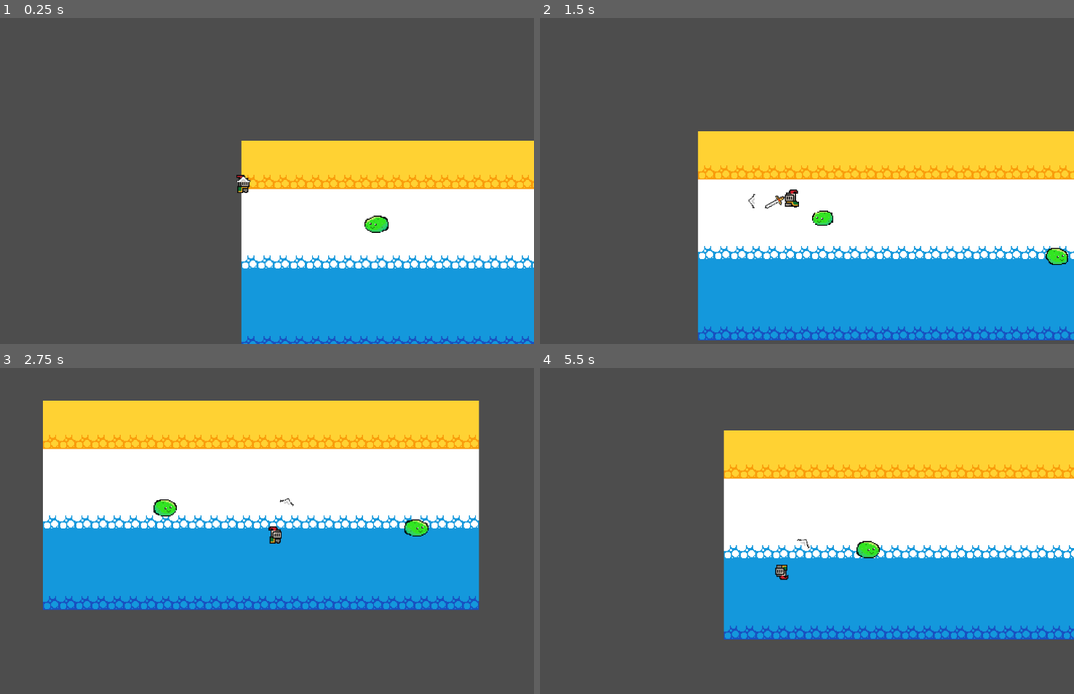
Above: before the commit, frames 1-4 (two rows, left to right).
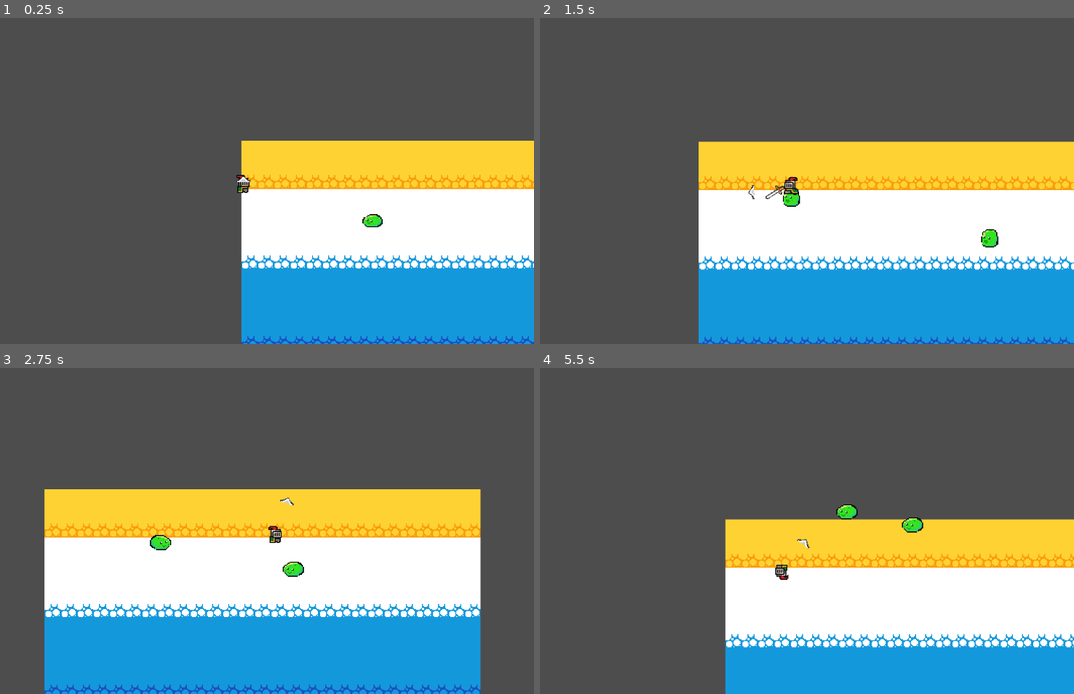
Above: after the commit, the same moments.

Repository: devvfii/godotgame1
Game: Godot game, scene res://scenes/game.tscn
Same seed, same stepped clock (60 frames per second), same inputs: the game is played once before the commit and once after it.
Inputs (mouse positions are in pixels of both pictures, inside the frame that each line leads up to):
- Up to frame 1 (0.25 s): no input
- Up to frame 2 (1.5 s): tap Enter at 0.5 s; move the mouse to (913, 164) at 0.52 s; hold D (move_right) 0.53-1.28 s; click (913, 164) at 0.6 s; move the mouse to (668, 197) at 1.27 s; hold S (move_down) from 1.28 s (still down); click (668, 197) at 1.35 s
- Up to frame 3 (2.75 s): move the mouse to (299, 459) at 2.02 s; release S (move_down) at 2.03 s; hold D (move_right) from 2.03 s (still down); tap Shift (roll) at 2.1 s; click (299, 459) at 2.3 s
- Up to frame 4 (5.5 s): move the mouse to (753, 596) at 2.77 s; release D (move_right) at 2.78 s; hold W (move_up) 2.78-3.53 s; tap T at 2.85 s; click (753, 596) at 3.05 s; move the mouse to (956, 579) at 3.52 s; hold A (move_left) 3.53-5.03 s; click (956, 579) at 3.6 s; move the mouse to (609, 482) at 4.27 s; click (609, 482) at 4.35 s; move the mouse to (812, 531) at 5.02 s; hold S (move_down) from 5.03 s (still down); tap Shift (roll) at 5.1 s; click (812, 531) at 5.3 s

The runs differ from the first frame. In frame 1, 0.2% of the frame differs, in the area x 67-73%, y 60-66%; in frame 2, 11%; in frame 3, 74%, in the area x 8-91%, y 10-100%; in frame 4, 53%.

Commit message:
hurtboxes and hitboxes

Diff:
--- a/project.godot
+++ b/project.godot
@@ -53,6 +53,13 @@
 ]
 }
 
+[layer_names]
+
+2d_physics/layer_1="World"
+2d_physics/layer_2="Player"
+2d_physics/layer_3="Enemy"
+2d_physics/layer_4="Loot"
+
 [rendering]
 
 textures/canvas_textures/default_texture_filter=0
--- /dev/null
+++ b/scenes/hit_box.tscn
@@ -0,0 +1,16 @@
+[gd_scene load_steps=2 format=3 uid="uid://br5rilejk78ry"]
+
+[ext_resource type="Script" path="res://scripts/hit_box.gd" id="1_to26m"]
+
+[node name="HitBox" type="Area2D" groups=["attack"]]
+collision_layer = 0
+collision_mask = 0
+script = ExtResource("1_to26m")
+
+[node name="CollisionShape2D" type="CollisionShape2D" parent="."]
+
+[node name="Timer" type="Timer" parent="."]
+wait_time = 0.5
+one_shot = true
+
+[connection signal="timeout" from="Timer" to="." method="_on_timer_timeout"]
--- /dev/null
+++ b/scenes/hurt_box.gd
@@ -0,0 +1,28 @@
+extends Area2D
+
+@export_enum("Cooldown", "HitOnce", "DisableHitBox") var HurtBoxType = 0
+
+@onready var collision = $CollisionShape2D
+@onready var timer = $Timer
+
+signal hurt(damage)
+
+
+
+func _on_area_entered(area):
+	if area.is_in_group("attack"):
+		if not area.get("damage") == null:
+			match HurtBoxType:
+				0:
+					collision.call_deferred("set", "disabled", true)
+					timer.start()
+				1:
+					pass
+				2:
+					if area.has_method("tempdisable"):
+						area.tempdisable()
+			var damage = area.damage
+			emit_signal("hurt", damage)
+
+func _on_timer_timeout():
+	collision.call_deferred("set", "disabled", false)
--- /dev/null
+++ b/scenes/hurt_box.tscn
@@ -0,0 +1,17 @@
+[gd_scene load_steps=2 format=3 uid="uid://c530pr3b3r838"]
+
+[ext_resource type="Script" path="res://scenes/hurt_box.gd" id="1_uaye7"]
+
+[node name="HurtBox" type="Area2D"]
+collision_layer = 0
+collision_mask = 0
+script = ExtResource("1_uaye7")
+
+[node name="CollisionShape2D" type="CollisionShape2D" parent="."]
+
+[node name="Timer" type="Timer" parent="."]
+wait_time = 0.5
+one_shot = true
+
+[connection signal="area_entered" from="." to="." method="_on_area_entered"]
+[connection signal="timeout" from="Timer" to="." method="_on_timer_timeout"]
--- a/scenes/player.tscn
+++ b/scenes/player.tscn
@@ -1,9 +1,10 @@
-[gd_scene load_steps=44 format=3 uid="uid://dpxo05lypj7we"]
+[gd_scene load_steps=46 format=3 uid="uid://dpxo05lypj7we"]
 
 [ext_resource type="Script" path="res://scripts/player.gd" id="1_3ui81"]
 [ext_resource type="Texture2D" uid="uid://qe4d8bdg8xn4" path="res://assets/sprites/knight.png" id="1_un3vt"]
 [ext_resource type="Texture2D" uid="uid://bfhh48jwwr7dk" path="res://assets/player/cursor.png" id="3_q2f56"]
 [ext_resource type="PackedScene" uid="uid://cyiyj1ebmlwdx" path="res://scenes/sword.tscn" id="4_f2hgx"]
+[ext_resource type="PackedScene" uid="uid://c530pr3b3r838" path="res://scenes/hurt_box.tscn" id="5_7c6dn"]
 
 [sub_resource type="AtlasTexture" id="AtlasTexture_4o8i8"]
 atlas = ExtResource("1_un3vt")
@@ -400,8 +401,10 @@
 [sub_resource type="CircleShape2D" id="CircleShape2D_4v5o3"]
 radius = 5.0
 
+[sub_resource type="RectangleShape2D" id="RectangleShape2D_50va4"]
+size = Vector2(10, 10)
+
 [node name="Player" type="CharacterBody2D" groups=["player"]]
-collision_layer = 2
 script = ExtResource("1_3ui81")
 
 [node name="Body" type="AnimatedSprite2D" parent="."]
@@ -416,7 +419,8 @@
 }
 speed_scale = 1.2
 
-[node name="Hitbox" type="CollisionShape2D" parent="."]
+[node name="CollisionShape2D" type="CollisionShape2D" parent="."]
+visible = false
 position = Vector2(0, 7)
 shape = SubResource("CircleShape2D_4v5o3")
 
@@ -437,7 +441,18 @@
 
 [node name="Sword" parent="AttackObjects" instance=ExtResource("4_f2hgx")]
 
+[node name="HurtBox" parent="." instance=ExtResource("5_7c6dn")]
+position = Vector2(-3.53798, -2.2936)
+collision_mask = 2
+
+[node name="CollisionShape2D" parent="HurtBox" index="0"]
+position = Vector2(3.53798, 9.2936)
+shape = SubResource("RectangleShape2D_50va4")
+
 [connection signal="animation_finished" from="Body/AnimationPlayer" to="." method="_on_animation_player_animation_finished"]
 [connection signal="timeout" from="Timers/SkillCD" to="." method="_on_skill_cd_timeout"]
 [connection signal="timeout" from="Timers/AttackCD" to="." method="_on_attack_cd_timeout"]
 [connection signal="timeout" from="Timers/DashTimer" to="." method="_on_dash_timer_timeout"]
+[connection signal="hurt" from="HurtBox" to="." method="_on_hurt_box_hurt"]
+
+[editable path="HurtBox"]
--- a/scenes/slime.tscn
+++ b/scenes/slime.tscn
@@ -1,10 +1,11 @@
-[gd_scene load_steps=31 format=3 uid="uid://bf7x03qaofq1g"]
+[gd_scene load_steps=34 format=3 uid="uid://bf7x03qaofq1g"]
 
 [ext_resource type="Texture2D" uid="uid://0uwdtua7bq88" path="res://assets/enemy/slime-Sheet.png" id="1_sdelf"]
 [ext_resource type="Script" path="res://scripts/slime.gd" id="1_vn1gi"]
 [ext_resource type="Script" path="res://scripts/State Machine.gd" id="3_1cpaf"]
-[ext_resource type="Script" path="res://scripts/EnemyIdle.gd" id="4_nswrr"]
+[ext_resource type="PackedScene" uid="uid://c530pr3b3r838" path="res://scenes/hurt_box.tscn" id="5_6wmbo"]
 [ext_resource type="Script" path="res://scripts/EnemyFollow.gd" id="5_atnl5"]
+[ext_resource type="PackedScene" uid="uid://br5rilejk78ry" path="res://scenes/hit_box.tscn" id="6_ayowu"]
 
 [sub_resource type="AtlasTexture" id="AtlasTexture_6jkb2"]
 atlas = ExtResource("1_sdelf")
@@ -297,6 +298,13 @@
 
 [sub_resource type="CapsuleShape2D" id="CapsuleShape2D_jb8du"]
 radius = 6.0
+height = 20.0
+
+[sub_resource type="RectangleShape2D" id="RectangleShape2D_7abdg"]
+size = Vector2(23, 17)
+
+[sub_resource type="CapsuleShape2D" id="CapsuleShape2D_6vwk6"]
+radius = 7.0
 height = 22.0
 
 [node name="Slime" type="CharacterBody2D"]
@@ -313,6 +321,7 @@
 }
 
 [node name="CollisionShape2D" type="CollisionShape2D" parent="."]
+visible = false
 position = Vector2(0, -2)
 rotation = 1.5708
 shape = SubResource("CapsuleShape2D_jb8du")
@@ -321,10 +330,29 @@
 script = ExtResource("3_1cpaf")
 initial_state = NodePath("Follow")
 
-[node name="Idle" type="Node" parent="State Machine" node_paths=PackedStringArray("enemy")]
-script = ExtResource("4_nswrr")
-enemy = NodePath("../..")
-
 [node name="Follow" type="Node" parent="State Machine" node_paths=PackedStringArray("enemy")]
 script = ExtResource("5_atnl5")
 enemy = NodePath("../..")
+
+[node name="HurtBox" parent="." instance=ExtResource("5_6wmbo")]
+visible = false
+collision_mask = 4
+
+[node name="CollisionShape2D" parent="HurtBox" index="0"]
+position = Vector2(0.5, -2.5)
+shape = SubResource("RectangleShape2D_7abdg")
+
+[node name="HitBox" parent="." instance=ExtResource("6_ayowu")]
+visible = false
+position = Vector2(-3.53798, -2.2936)
+collision_layer = 2
+
+[node name="CollisionShape2D" parent="HitBox" index="0"]
+position = Vector2(3.53798, 0.2936)
+rotation = 1.5708
+shape = SubResource("CapsuleShape2D_6vwk6")
+
+[connection signal="hurt" from="HurtBox" to="." method="_on_hurt_box_hurt"]
+
+[editable path="HurtBox"]
+[editable path="HitBox"]
--- a/scenes/sword.tscn
+++ b/scenes/sword.tscn
@@ -1,7 +1,8 @@
-[gd_scene load_steps=8 format=3 uid="uid://cyiyj1ebmlwdx"]
+[gd_scene load_steps=10 format=3 uid="uid://cyiyj1ebmlwdx"]
 
 [ext_resource type="Texture2D" uid="uid://b774t2jjpp4rd" path="res://sword.png" id="1_v3cae"]
 [ext_resource type="Script" path="res://scripts/DashSword.gd" id="2_uvf06"]
+[ext_resource type="PackedScene" uid="uid://br5rilejk78ry" path="res://scenes/hit_box.tscn" id="3_sdv0x"]
 
 [sub_resource type="CapsuleShape2D" id="CapsuleShape2D_bdllh"]
 radius = 7.0
@@ -12,7 +13,7 @@
 tracks/0/type = "value"
 tracks/0/imported = false
 tracks/0/enabled = true
-tracks/0/path = NodePath("Area2D/Hitbox:disabled")
+tracks/0/path = NodePath("Area2D/CollisionShape2D:disabled")
 tracks/0/interp = 1
 tracks/0/loop_wrap = true
 tracks/0/keys = {
@@ -45,6 +46,18 @@
 "update": 0,
 "values": [-0.610865]
 }
+tracks/3/type = "value"
+tracks/3/imported = false
+tracks/3/enabled = true
+tracks/3/path = NodePath("HitBox/CollisionShape2D:disabled")
+tracks/3/interp = 1
+tracks/3/loop_wrap = true
+tracks/3/keys = {
+"times": PackedFloat32Array(0),
+"transitions": PackedFloat32Array(1),
+"update": 1,
+"values": [false]
+}
 
 [sub_resource type="Animation" id="Animation_3ckyl"]
 resource_name = "dash"
@@ -64,10 +77,22 @@
 tracks/1/type = "value"
 tracks/1/imported = false
 tracks/1/enabled = true
-tracks/1/path = NodePath("Area2D/Hitbox:disabled")
+tracks/1/path = NodePath("Area2D/CollisionShape2D:disabled")
 tracks/1/interp = 1
 tracks/1/loop_wrap = true
 tracks/1/keys = {
+"times": PackedFloat32Array(0, 0.3),
+"transitions": PackedFloat32Array(1, 1),
+"update": 1,
+"values": [false, true]
+}
+tracks/2/type = "value"
+tracks/2/imported = false
+tracks/2/enabled = true
+tracks/2/path = NodePath("HitBox/CollisionShape2D:disabled")
+tracks/2/interp = 1
+tracks/2/loop_wrap = true
+tracks/2/keys = {
 "times": PackedFloat32Array(0, 0.3),
 "transitions": PackedFloat32Array(1, 1),
 "update": 1,
@@ -104,10 +129,22 @@
 tracks/2/type = "value"
 tracks/2/imported = false
 tracks/2/enabled = true
-tracks/2/path = NodePath("Area2D/Hitbox:disabled")
+tracks/2/path = NodePath("Area2D/CollisionShape2D:disabled")
 tracks/2/interp = 1
 tracks/2/loop_wrap = true
 tracks/2/keys = {
+"times": PackedFloat32Array(0, 0.5),
+"transitions": PackedFloat32Array(1, 1),
+"update": 1,
+"values": [false, true]
+}
+tracks/3/type = "value"
+tracks/3/imported = false
+tracks/3/enabled = true
+tracks/3/path = NodePath("HitBox/CollisionShape2D:disabled")
+tracks/3/interp = 1
+tracks/3/loop_wrap = true
+tracks/3/keys = {
 "times": PackedFloat32Array(0, 0.5),
 "transitions": PackedFloat32Array(1, 1),
 "update": 1,
@@ -121,6 +158,9 @@
 "swing": SubResource("Animation_78etd")
 }
 
+[sub_resource type="RectangleShape2D" id="RectangleShape2D_5ljql"]
+size = Vector2(16.5937, 10.0388)
+
 [node name="Sword" type="Sprite2D"]
 visible = false
 position = Vector2(0, 7)
@@ -133,7 +173,7 @@
 [node name="Area2D" type="Area2D" parent="."]
 rotation = 0.785398
 
-[node name="Hitbox" type="CollisionShape2D" parent="Area2D"]
+[node name="CollisionShape2D" type="CollisionShape2D" parent="Area2D"]
 position = Vector2(-4.76837e-07, -19)
 shape = SubResource("CapsuleShape2D_bdllh")
 disabled = true
@@ -143,5 +183,17 @@
 "": SubResource("AnimationLibrary_7r37y")
 }
 
+[node name="HitBox" parent="." instance=ExtResource("3_sdv0x")]
+position = Vector2(2.43244, -9.64218)
+collision_layer = 4
+
+[node name="CollisionShape2D" parent="HitBox" index="0"]
+position = Vector2(13.8492, -6.72638)
+rotation = -0.759218
+scale = Vector2(0.999999, 0.999999)
+shape = SubResource("RectangleShape2D_5ljql")
+
 [connection signal="animation_finished" from="AnimationPlayer" to="." method="_on_animation_player_animation_finished"]
 [connection signal="animation_started" from="AnimationPlayer" to="." method="_on_animation_player_animation_started"]
+
+[editable path="HitBox"]
--- a/scripts/EnemyFollow.gd
+++ b/scripts/EnemyFollow.gd
@@ -4,19 +4,16 @@
 @export var enemy: CharacterBody2D
 @export var move_speed := 40.0
 
-var state_name := "Follow"
 var player: CharacterBody2D
 
-func getState():
-	return state_name
-
 func Enter():
+	state_name = "Follow"
 	player = get_tree().get_first_node_in_group("player")
 
 func Physics_Update(delta: float):
 	var direction = player.global_position - enemy.global_position
 
-	if direction.length() > 25:
+	if direction.length() > 10:
 		enemy.velocity = direction.normalized() * move_speed
 	else:
 		enemy.velocity = Vector2()
--- a/scripts/EnemyIdle.gd
+++ b/scripts/EnemyIdle.gd
@@ -4,7 +4,6 @@
 @export var enemy: CharacterBody2D
 @export var move_speed := 10.0
 
-var state_name := "Idle"
 var move_direction : Vector2
 var wander_time : float
 var player : CharacterBody2D
@@ -13,10 +12,8 @@
 	move_direction = Vector2(randf_range(-1,1), randf_range(-1,1)).normalized()
 	wander_time = randf_range(1,3)
 
-func getState():
-	return state_name
-
 func Enter():
+	state_name = "Idle"
 	player = get_tree().get_first_node_in_group("player")
 	randomize_wander()
 
--- a/scripts/State.gd
+++ b/scripts/State.gd
@@ -2,6 +2,8 @@
 
 class_name State
 signal Transitioned
+
+var state_name : String
 
 func Enter():
 	pass
@@ -16,4 +18,4 @@
 	pass
 
 func getState():
-	pass
+	return state_name
--- /dev/null
+++ b/scripts/hit_box.gd
@@ -0,0 +1,14 @@
+extends Area2D
+
+@export var damage = 50
+
+@onready var collision = $CollisionShape2D
+@onready var timer = $Timer
+
+func tempdisable():
+	collision.call_deferred("set","disabled", true)
+	timer.start()
+
+
+func _on_timer_timeout():
+	collision.call_deferred("set","disabled", false)
--- a/scripts/player.gd
+++ b/scripts/player.gd
@@ -9,6 +9,7 @@
 @onready var dash_sword = $AttackObjects/Sword
 
 var speed = 120.0
+var hp = 100.0
 var mouse_position
 var input_vector
 
@@ -129,3 +130,8 @@
 func _on_dash_timer_timeout():
 	isDashing = false
 	speed = 120
+
+
+func _on_hurt_box_hurt(damage):
+	hp -= damage
+	print(hp)
--- a/scripts/slime.gd
+++ b/scripts/slime.gd
@@ -36,3 +36,10 @@
 		animated_sprite_2d.flip_h = true
 
 	move_and_slide()
+
+
+
+func _on_hurt_box_hurt(damage):
+	hp -= damage
+	if hp <= 0:
+		queue_free()
Not shown, added: devlog.docx
Not shown, changed: documentation.docx
